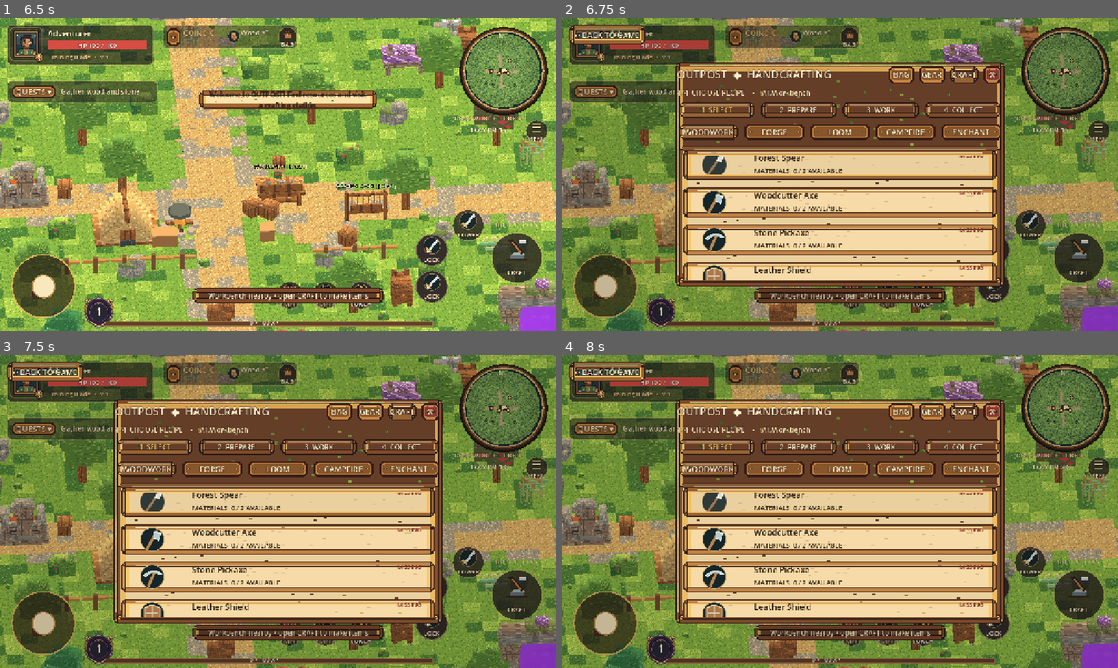
Above: before the commit, frames 1-4 (two rows, left to right).
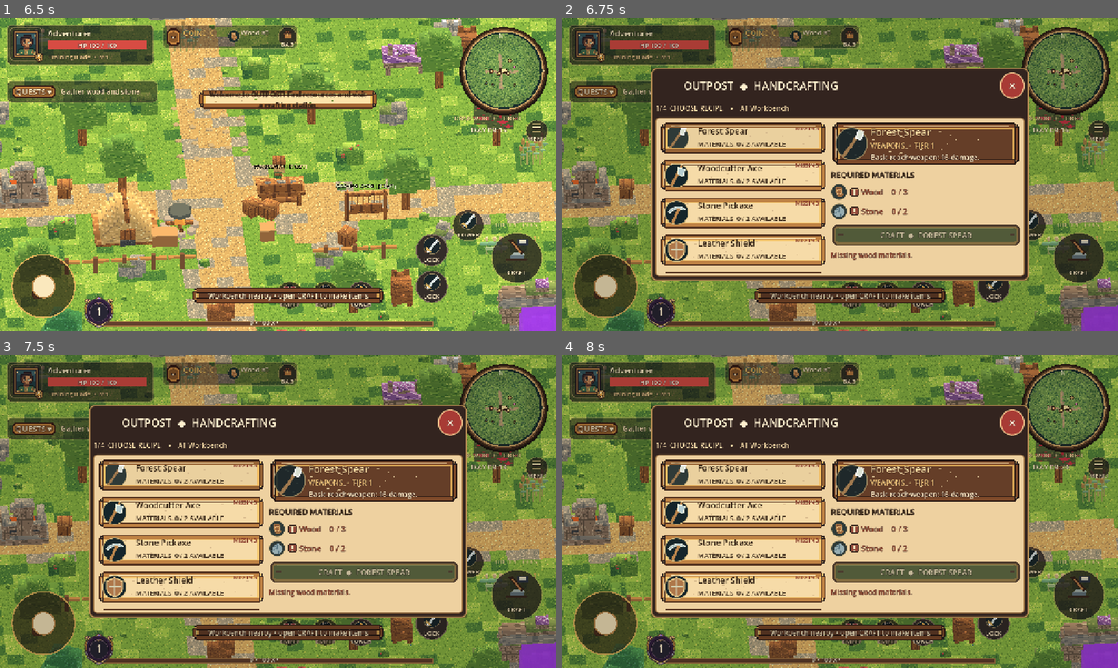
Above: after the commit, the same moments.

Repository: Smurfis/outpost-rpg
Game: Godot game, scene res://scenes/ui/company_splash.tscn
The game is run twice, just before and just after one commit, with the same random seed, the same clock (stepped at 60 frames per second) and the same inputs.
Inputs (mouse positions are in pixels of both pictures, inside the frame that each line leads up to):
- Up to frame 1 (6.5 s): tap Enter at 0.5 s; move the mouse to (400, 158) at 0.52 s; hold D 0.53-1.25 s; tap G at 0.6 s; click (400, 158) at 0.67 s; tap Space at 0.77, 1.07 s; click (350, 193) at 1.27 s; type "12" at 1.35 s; click (278, 187) at 2 s; click (278, 187) at 2.75 s; click "SOLO • ENTER OUTPOST" at 3.5 s; drag from (166, 190) to (250, 237) at 4.27 s; move the mouse to (333, 105) at 5.02 s; hold D (outpost_right) 5.03-5.75 s; hold Q (outpost_camera_left) 5.03-5.75 s; click (333, 105) at 5.17 s; drag from (250, 237) to (111, 127) at 5.77 s
- Up to frame 2 (6.75 s): move the mouse to (1006, 221) at 6.52 s; hold A (outpost_left) from 6.53 s (still down); hold C (outpost_craft) from 6.53 s (still down); click (1006, 221) at 6.67 s
- Up to frame 3 (7.5 s): tap J (outpost_jump) at 6.77, 7.07 s; release A (outpost_left) at 7.25 s; release C (outpost_craft) at 7.25 s; click "BAG" at 7.25 s
- Up to frame 4 (8 s): no input

Frame 1 is identical in both runs. In frame 2, 37% of the frame differs, in the area x 1-84%, y 2-86%; in frame 3, 37%; in frame 4, 37%.

Commit message:
feat(alpha): single context station crafting, no global tabs/steps, one-click craft and contained radial close

Diff:
--- a/scripts/menu.gd
+++ b/scripts/menu.gd
@@ -13,6 +13,7 @@
 var emergency_close: Button
 var title: Label
 var subtitle: Label
+var station_badge: TextureRect
 var header_buttons: Dictionary = {}
 var station_tabs: HBoxContainer
 var recipes_list: VBoxContainer
@@ -58,17 +59,26 @@
 	shade.set_anchors_and_offsets_preset(Control.PRESET_FULL_RECT)
 	var frame := PanelContainer.new()
 	frame.name = "CompactMenuFrame"
-	frame.add_theme_stylebox_override("panel", SKIN.box("frame"))
+	frame.add_theme_stylebox_override("panel", SKIN.modal_panel())
+	frame.clip_contents = true
 	shell.add_child(frame)
 	popup_frame = frame
 	_layout_popup()
 	get_viewport().size_changed.connect(_layout_popup)
 	var page := VBoxContainer.new()
-	page.add_theme_constant_override("separation", 6)
+	page.add_theme_constant_override("separation", 10)
 	frame.add_child(page)
 	var header := HBoxContainer.new()
 	page.add_child(header)
-	title = _label("OUTPOST  •  CRAFTING", 25, Color("fff0ce"))
+	station_badge = TextureRect.new()
+	station_badge.name = "InteractedStationIcon"
+	station_badge.custom_minimum_size = Vector2(61, 61)
+	station_badge.expand_mode = TextureRect.EXPAND_IGNORE_SIZE
+	station_badge.stretch_mode = TextureRect.STRETCH_KEEP_ASPECT_CENTERED
+	station_badge.mouse_filter = Control.MOUSE_FILTER_IGNORE
+	station_badge.texture_filter = CanvasItem.TEXTURE_FILTER_NEAREST
+	header.add_child(station_badge)
+	title = _label("CRAFTING STATION", 25, Color("fff0ce"))
 	title.size_flags_horizontal = Control.SIZE_EXPAND_FILL
 	header.add_child(title)
 	var bag := Button.new()
@@ -93,11 +103,9 @@
 	header_buttons["craft"] = craft
 	header.add_child(craft)
 	var close := Button.new()
-	close.text = "X"
-	close.custom_minimum_size = Vector2(48, 48)
-	SKIN.apply_button(close, "red")
+	SKIN.apply_close_button(close, 57.0)
 	close.name = "CraftModalClose"
-	close.tooltip_text = "Close crafting and return to the world"
+	close.tooltip_text = "Return to game"
 	close.focus_mode = Control.FOCUS_ALL
 	close.pressed.connect(close_page)
 	dismiss_button = close
@@ -116,19 +124,20 @@
 	station_tabs = HBoxContainer.new()
 	station_tabs.add_theme_constant_override("separation", 6)
 	page.add_child(station_tabs)
+	station_tabs.visible = false # Single real-world station, never a five-tab hub.
 	var panes := HBoxContainer.new()
 	panes.add_theme_constant_override("separation", 8)
 	panes.size_flags_vertical = Control.SIZE_EXPAND_FILL
 	var surface := PanelContainer.new()
-	surface.add_theme_stylebox_override("panel", SKIN.box("parchment"))
+	surface.add_theme_stylebox_override("panel", SKIN.modal_section(true))
 	surface.size_flags_vertical = Control.SIZE_EXPAND_FILL
 	page.add_child(surface)
 	surface.add_child(panes)
 	left_scroll = TOUCH_SCROLL.new()
 	left_scroll.name = "RecipeSwipeList"
-	left_scroll.custom_minimum_size = Vector2(250, 0)
+	left_scroll.custom_minimum_size = Vector2(206, 0)
 	left_scroll.size_flags_horizontal = Control.SIZE_EXPAND_FILL
-	left_scroll.size_flags_stretch_ratio = 0.79
+	left_scroll.size_flags_stretch_ratio = 0.94
 	left_scroll.horizontal_scroll_mode = ScrollContainer.SCROLL_MODE_DISABLED
 	panes.add_child(left_scroll)
 	recipes_list = VBoxContainer.new()
@@ -137,9 +146,9 @@
 	left_scroll.add_child(recipes_list)
 	right_scroll = TOUCH_SCROLL.new()
 	right_scroll.name = "CraftingDetailsSwipe"
-	right_scroll.custom_minimum_size = Vector2(270, 0)
+	right_scroll.custom_minimum_size = Vector2(230, 0)
 	right_scroll.size_flags_horizontal = Control.SIZE_EXPAND_FILL
-	right_scroll.size_flags_stretch_ratio = 1.21
+	right_scroll.size_flags_stretch_ratio = 1.06
 	right_scroll.horizontal_scroll_mode = ScrollContainer.SCROLL_MODE_DISABLED
 	panes.add_child(right_scroll)
 	details = VBoxContainer.new()
@@ -155,13 +164,12 @@
 	# This remains reachable even if a nested recipe/tab control captures touch.
 	emergency_close = Button.new()
 	emergency_close.name = "EmergencyBackToGame"
-	emergency_close.text = "‹  BACK TO GAME"
-	emergency_close.custom_minimum_size = Vector2(184, 54)
 	emergency_close.position = Vector2(12, 12)
-	emergency_close.size = Vector2(184, 54)
+	emergency_close.size = Vector2(50, 50)
 	emergency_close.focus_mode = Control.FOCUS_ALL
 	emergency_close.mouse_filter = Control.MOUSE_FILTER_STOP
-	SKIN.apply_button(emergency_close, "wood_selected")
+	SKIN.apply_close_button(emergency_close, 50)
+	emergency_close.tooltip_text = "Emergency exit from Bag or Gear"
 	emergency_close.pressed.connect(close_page)
 	add_child(emergency_close)
 	visible = false
@@ -169,14 +177,14 @@
 func _layout_popup() -> void:
 	# Stable *pixel* dimensions rather than a huge percentage of ultra-wide
 	# mobile screens. Leave the game visible around the frame, but keep
-	# sufficient space for five station tabs and large thumb targets.
+	# enough room for a single-station icon, recipe list and details.
 	if popup_frame == null:
 		return
 	var bounds: Vector2 = get_viewport().get_visible_rect().size
 	var max_width: float = maxf(300.0, bounds.x - 30.0)
 	var max_height: float = maxf(320.0, bounds.y - 34.0)
-	var width_px: float = minf(clampf(bounds.x * 0.60, 620.0, 880.0), max_width)
-	var height_px: float = minf(clampf(bounds.y * 0.73, 450.0, 600.0), max_height)
+	var width_px: float = minf(clampf(bounds.x * 0.68, 620.0, 900.0), max_width)
+	var height_px: float = minf(clampf(bounds.y * 0.68, 380.0, 565.0), max_height)
 	popup_frame.anchor_left = 0.5
 	popup_frame.anchor_right = 0.5
 	popup_frame.anchor_top = 0.5
@@ -185,6 +193,8 @@
 	popup_frame.offset_right = width_px * 0.5
 	popup_frame.offset_top = -height_px * 0.5
 	popup_frame.offset_bottom = height_px * 0.5
+	if emergency_close != null:
+		emergency_close.position = Vector2(maxf(8.0, (bounds.x - width_px) * 0.5 - 61.0), maxf(10.0, (bounds.y - height_px) * 0.5 + 6.0))
 
 func _style(background: Color, border: Color = Color.TRANSPARENT, radius: int = 8) -> StyleBoxFlat:
 	var style := StyleBoxFlat.new()
@@ -264,6 +274,7 @@
 		craft_step = "browse"
 	visible = true
 	if emergency_close != null:
+		emergency_close.visible = page == "bag" or page == "equipment"
 		emergency_close.move_to_front()
 	if game.hud != null:
 		game.hud.move_vector = Vector2.ZERO
@@ -273,11 +284,15 @@
 		return
 	shell.visible = true
 	inventory_window.close_page()
-	if page == "craft" and game.crafting.is_empty():
-		var station: String = game.closest_station()
-		if station != "":
+	if page == "craft":
+		# Lock the UI to the world object actually interacted with. Never
+		# silently keep an old forge recipe while looking at a campfire.
+		var station: String = str(game.crafting.get("station", "")) if not game.crafting.is_empty() else game.closest_station()
+		if station != selected_station:
 			selected_station = station
-		if selected_id == "":
+			selected_id = _first_recipe(station)
+			loaded.clear()
+		elif selected_id == "":
 			selected_id = _first_recipe(selected_station)
 	# Never throw an already-open Prepare step away when returning from another
 	# modal; only new sessions and explicit navigation reset the workflow.
@@ -316,7 +331,7 @@
 	elif event is InputEventMouseButton and (event as InputEventMouseButton).button_index == MOUSE_BUTTON_LEFT:
 		pressed = (event as InputEventMouseButton).pressed
 		pointer = (event as InputEventMouseButton).position
-	if pressed and emergency_close != null and emergency_close.get_global_rect().grow(10.0).has_point(pointer):
+	if pressed and ((emergency_close != null and emergency_close.visible and emergency_close.get_global_rect().grow(10.0).has_point(pointer)) or (current_page == "craft" and dismiss_button != null and dismiss_button.get_global_rect().grow(8.0).has_point(pointer))):
 		close_page()
 		get_viewport().set_input_as_handled()
 
@@ -340,7 +355,7 @@
 	if not game.crafting.is_empty():
 		return
 	selected_id = id
-	craft_step = "detail" # One recipe at a time on small touchscreens.
+	craft_step = "detail" # Detail remains alongside the recipe list.
 	loaded.clear()
 	completed_id = ""
 	refresh()
@@ -359,10 +374,12 @@
 	for page_key in header_buttons:
 		var button: Button = header_buttons[page_key] as Button
 		if button != null:
-			SKIN.apply_button(button, "wood_selected" if current_page == str(page_key) else "wood")
+			# No redundant BAG / GEAR / CRAFT navigation in a station modal.
+			button.visible = false
 	_clear(station_tabs)
 	_clear(craft_stage_strip)
-	craft_stage_strip.visible = current_page == "craft"
+	craft_stage_strip.visible = false
+	station_tabs.visible = false
 	_clear(recipes_list)
 	_clear(details)
 	if current_page == "bag":
@@ -371,13 +388,14 @@
 		_render_equipment()
 	else:
 		_render_craft()
-	# The prior two-column recipe browser was cramped on a phone. Browse
-	# full-width, tap a recipe for a focused popup, then Prepare / Work.
-	var recipe_browse: bool = current_page == "craft" and game.crafting.is_empty() and completed_id == "" and craft_step == "browse"
-	left_scroll.visible = current_page != "craft" or recipe_browse
-	right_scroll.visible = current_page != "craft" or not recipe_browse
-	left_scroll.scroll_vertical = 0 if current_page == "craft" and recipe_browse else left_scroll.scroll_vertical
-	right_scroll.scroll_vertical = 0 if current_page == "craft" and not recipe_browse else right_scroll.scroll_vertical
+	# Albion-like layout: always see station recipes on the left and the
+	# selected item/required materials on the right. During active crafting
+	# focus the right on the real work action (not a dead recipe selector).
+	var browse: bool = current_page == "craft" and game.crafting.is_empty() and completed_id == ""
+	left_scroll.visible = current_page != "craft" or browse
+	right_scroll.visible = true
+	left_scroll.scroll_vertical = left_scroll.scroll_vertical
+	right_scroll.scroll_vertical = 0 if current_page == "craft" else right_scroll.scroll_vertical
 
 func _render_bag() -> void:
 	title.text = "OUTPOST  •  BAG"
@@ -810,6 +828,17 @@
 		else:
 			_render_recipe()
 
+func _craft_selected() -> void:
+	# Skip the extra Prepare/Load screens for ordinary station crafting:
+	# the authoritative game service still validates station, inventory,
+	# unique equipment and character level before consuming materials.
+	if selected_id.is_empty() or not game.can_craft(selected_id):
+		return
+	if game.begin_craft(selected_id):
+		loaded.clear()
+		completed_id = ""
+		refresh()
+
 func _begin_prepare() -> void:
 	craft_step = "prepare"
 	loaded.clear()
@@ -825,12 +854,7 @@
 	if recipe.is_empty():
 		details.add_child(_label("Choose a recipe to see its requirements.", 20, Color("f5deb0")))
 		return
-	var browse_back := Button.new()
-	browse_back.text = "‹  ALL RECIPES"
-	browse_back.custom_minimum_size = Vector2(0, 58)
-	SKIN.apply_button(browse_back, "wood")
-	browse_back.pressed.connect(_back_to_browse)
-	details.add_child(browse_back)
+	# Recipes remain visible alongside details; no back-navigation button.
 	var product_id: String = str(recipe.get("result", ""))
 	var intro := _column_panel(details, Color("5f3b29"))
 	var head := HBoxContainer.new()
@@ -859,11 +883,11 @@
 		row.add_child(_ingredient_state_icon(own >= need))
 		row.add_child(_label("%s    %d / %d" % [id.capitalize(), own, need], 18, Color("#32542c") if own >= need else Color("#88422d")))
 	var next := Button.new()
-	next.text = "ENHANCE  ◆  PREPARE" if CARRY.is_bag(product_id) and int(game.inventory.get(product_id, 0)) > 0 else "NEXT  ◆  PREPARE ITEM"
+	next.text = "IMPROVE QUALITY" if CARRY.is_bag(product_id) and int(game.inventory.get(product_id, 0)) > 0 else "CRAFT  ◆  %s" % str(recipe.get("name", "ITEM")).to_upper()
 	next.custom_minimum_size = Vector2(0, 56)
 	SKIN.apply_button(next, "green")
-	next.disabled = game.owns_unique(product_id) or (CARRY.is_bag(product_id) and int(game.bag_quality.get(product_id, 0)) >= 3) or (selected_id == "fiery_weapon" and game.character_level() < 3)
-	next.pressed.connect(_begin_prepare)
+	next.disabled = not game.can_craft(selected_id)
+	next.pressed.connect(_craft_selected)
 	details.add_child(next)
 	if game.owns_unique(product_id):
 		details.add_child(_label("Already owned — unique equipment cannot be duplicated.", 15, Color("ffe2a6")))
@@ -871,8 +895,8 @@
 		details.add_child(_label("Maximum 3 stars. Select a different bag or tier.", 15, SKIN.GOLD))
 	elif selected_id == "fiery_weapon" and game.character_level() < 3:
 		details.add_child(_label("Gain character levels before using this bench.", 15, SKIN.GOLD))
-	elif not game.near_station(selected_station):
-		details.add_child(_label("You can browse anywhere. Craft beside the matching station.", 14, Color("ffe2a6")))
+	elif not game.can_craft(selected_id):
+		details.add_child(_label(game.craft_block_reason(selected_id), 14, Color("88422d")))
 
 func _render_prepare() -> void:
 	var recipe: Dictionary = game._recipe_by_id(selected_id)
@@ -1036,7 +1060,7 @@
 	result.add_child(_icon(completed_id, 126))
 	result.add_child(_label(completed_id.replace("_", " ").capitalize() + (" • now %s!" % "★".repeat(int(game.bag_quality.get(completed_id, 0))) if CARRY.is_bag(completed_id) else " added to your inventory!"), 21, Color("c3e9b7")))
 	var again := Button.new()
-	again.text = "CHOOSE ANOTHER RECIPE"
+	again.text = "CRAFT ANOTHER"
 	again.custom_minimum_size = Vector2(0, 52)
 	SKIN.apply_button(again, "green")
 	again.pressed.connect(_clear_result)
